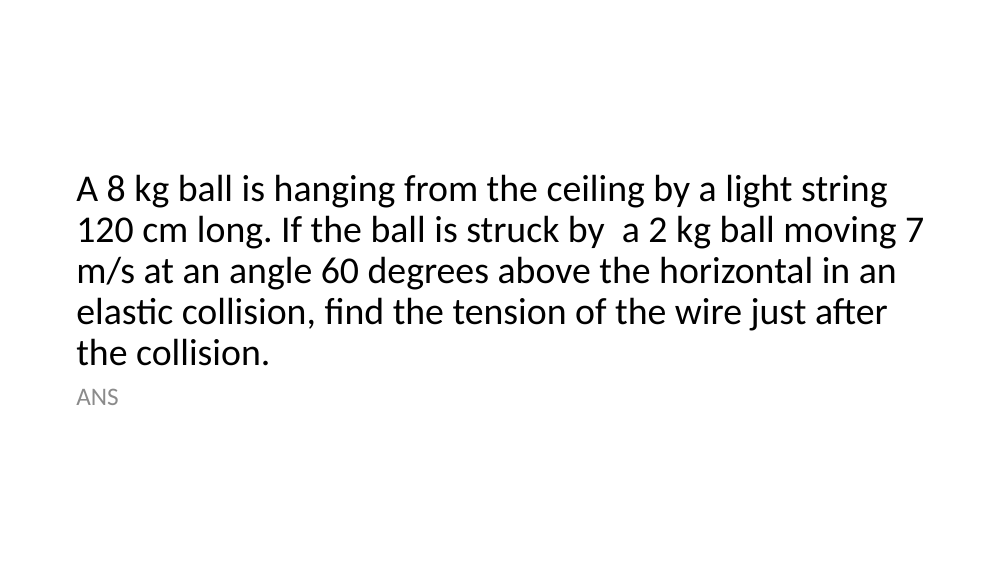
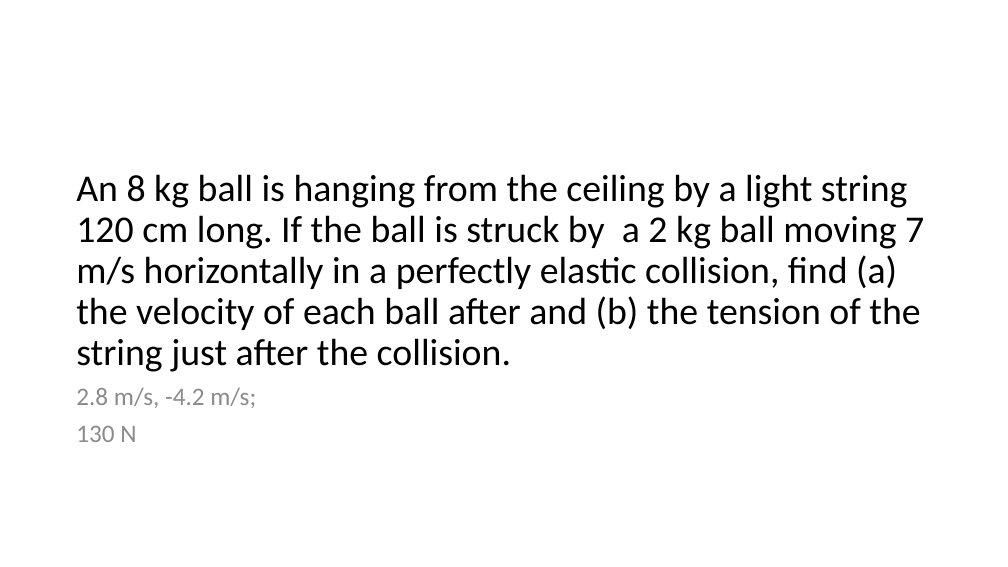
Before and after one commit to jwknaup/Junior, a slide deck: slide 19 of SI - 121/Exam 3 Review Ch 6-8.pptx. Drawn at 1008x567 pixels with LibreOffice and Linux fonts; fonts in the diff are those of the drawing. Boxes give left, top, right and bottom in pixels: in the first picture for what was removed or moved away, otherwise in the second. Text is boxed around its words. In the diff, an @@ line names an element or a change of style, - is before the commit and + after.

```diff
--- a/SI - 121/Exam 3 Review Ch 6-8.pptx
+++ b/SI - 121/Exam 3 Review Ch 6-8.pptx
@@ title at (76, 174, 924, 372): text changed @@
-A 8 kg ball is hanging from the ceiling by a light string 120 cm long. If the ball is struck by a 2 kg ball moving 7 m/s at an angle 60 degrees above the horizontal in an elastic collision, find the tension of the wire just after the collision.
+An 8 kg ball is hanging from the ceiling by a light string 120 cm long. If the ball is struck by a 2 kg ball moving 7 m/s horizontally in a perfectly elastic collision, find (a) the velocity of each ball after and (b) the tension of the string just after the collision.
@@ text at (76, 387, 256, 442): text changed @@
-ANS
+2.8 m/s, -4.2 m/s;
+130 N
```
Also in this commit, not shown: 8 other slides changed.
